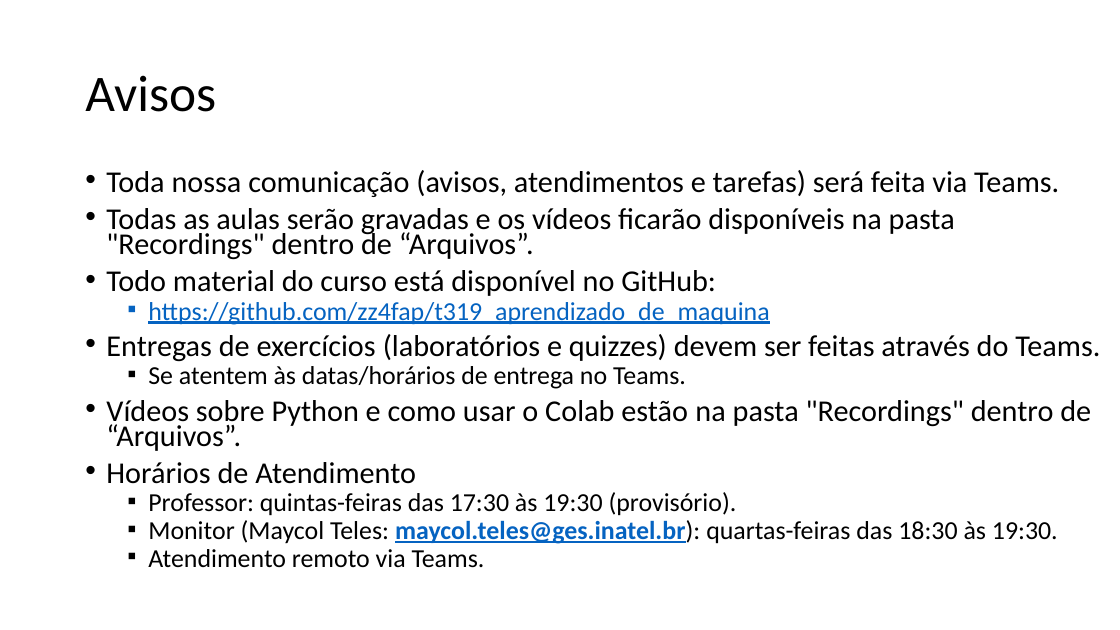
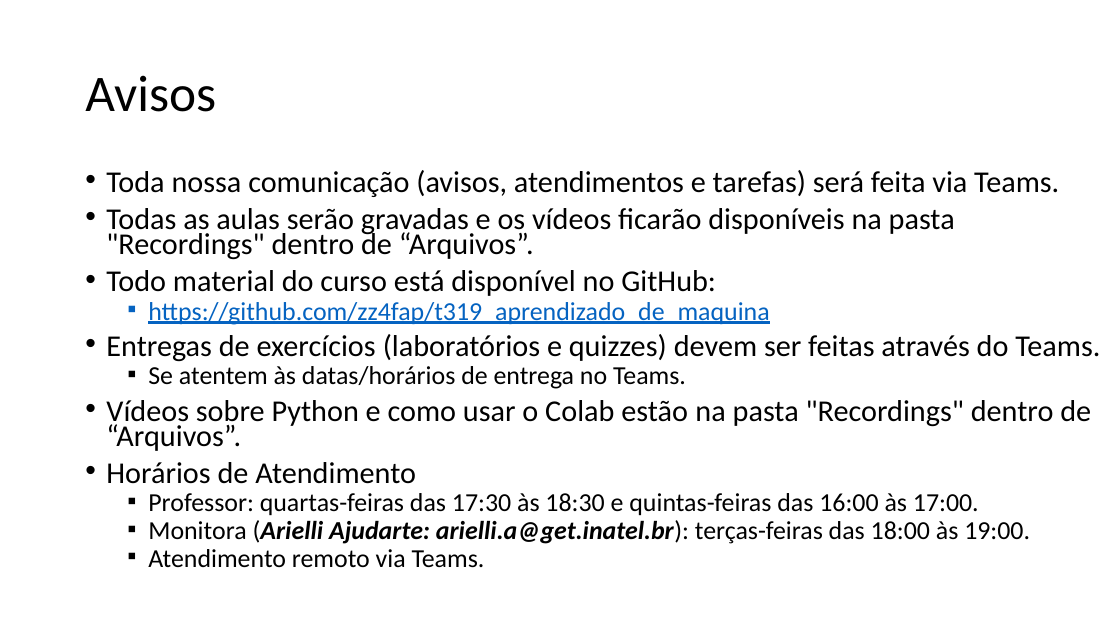
Before and after one commit to zz4fap/t319_aprendizado_de_maquina, a slide deck: slide 26 of slides/T319_Introdução.pptx. Drawn at 1120x630 pixels with LibreOffice and Linux fonts; fonts in the diff are those of the drawing. Boxes give left, top, right and bottom in pixels: in the first picture for what was removed or moved away, otherwise in the second. Text is boxed around its words. In the diff, an @@ line names an element or a change of style, - is before the commit and + after.

```diff
--- a/slides/T319_Introdução.pptx
+++ b/slides/T319_Introdução.pptx
@@ text at [148,493,1030,544]: text changed @@
-  ▪ Professor: quintas-feiras das 17:30 às 19:30 (provisório).
-  ▪ Monitor (Maycol Teles: maycol.teles@ges.inatel.br): quartas-feiras das 18:30 às 19:30.
+  ▪ Professor: quartas-feiras das 17:30 às 18:30 e quintas-feiras das 16:00 às 17:00.
+  ▪ Monitora (Arielli Ajudarte: arielli.a@get.inatel.br): terças-feiras das 18:00 às 19:00.
```
Also in this commit, not shown: 1 other slide changed, 1 other file.
